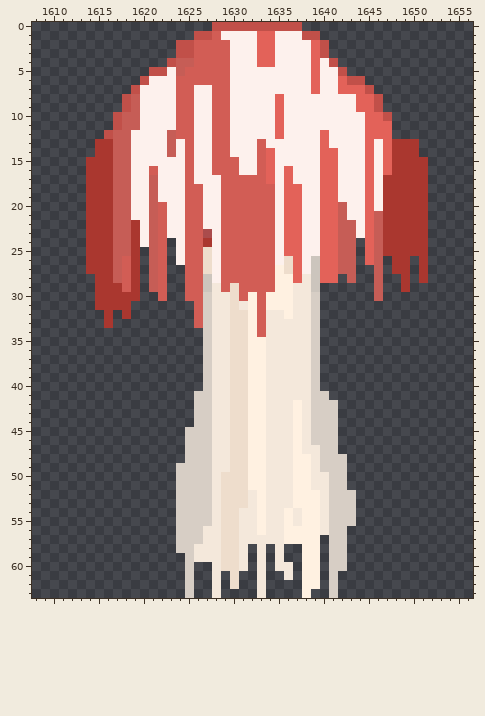
File history of a pixel-art file, assets/art/boss/Shroom-Sheet.aseprite. The picture above was drawn from the file before the commit.
3648x64 pixels, 1 frame. Colours within 5 levels of each other are drawn and written as one. Shown: x 1608..1656, y 0..63. The commit also changed other parts of the picture, which this record leaves out.
And afterwards:
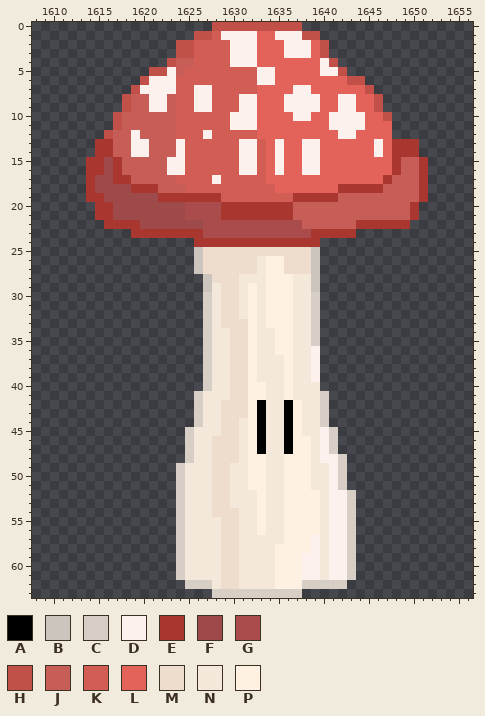
Palette (. is transparent): A #000000  B #ccc5bd  C #d7cec5  D #fdf1ed  E #aa372f  F #9f4a4a  G #aa4c4c  H #c15049  J #c65d56  K #d25d55  L #e36259  M #eeddcc  N #f4e8db  P #fff1e1
Change:
y 2..3: x 1635 D -> L
y 4: x 1635..1638 DDDD -> LLLL
y 5: x 1630..1632 DDD -> KKK; x 1635..1638 DDDD -> LLLL
y 6: x 1630..1632 DDD -> KKK; x 1635..1638 DDDD -> LLLL; x 1640..1641 DD -> LL
y 7: x 1630..1636 DDDDDDD -> KKKLLLL; x 1640..1641 DD -> LL
y 8..9: x 1620 D -> J; x 1623 D -> J; x 1630 D -> K; x 1633..1634 DD -> LL; x 1640..1641 DD -> LL
y 10: x 1620..1623 DDDD -> JJJJ; x 1626..1627 DD -> KK; x 1633..1634 DD -> LL; x 1636 D -> L; x 1639..1640 DD -> LL
y 11: x 1620..1623 DDDD -> JJJJ; x 1626..1627 DD -> KK; x 1633..1634 DD -> LL; x 1636..1640 DDDDD -> LLLLL
y 12: x 1620..1622 DDD -> JJJ; x 1626 D -> K; x 1630..1634 DDDDD -> KKKLL; x 1636..1639 DDDD -> LLLL; x 1641 D -> L; x 1644 D -> L
y 13: x 1621..1622 DD -> JJ; x 1626..1627 DD -> KK; x 1630 D -> K; x 1634 D -> L; x 1636..1637 DD -> LL; x 1641..1644 DDDD -> LLLL
y 14: x 1621..1622 DD -> JJ; x 1626..1627 DD -> KK; x 1630 D -> K; x 1636..1637 DD -> LL; x 1642..1644 DDD -> LLL
y 15: x 1616..1617 EJ -> FE; x 1619..1622 DDDD -> JJJJ; x 1626..1627 DD -> KK; x 1636..1637 DD -> LL; x 1642..1644 DDD -> LLL; x 1646 D -> L; x 1649..1650 EE -> JJ
y 16: x 1616..1617 EJ -> FE; x 1619..1622 DDKD -> JJJJ; x 1626..1627 DD -> KK; x 1637 D -> L; x 1642..1644 DDD -> LLL; x 1646 D -> L; x 1649..1650 EE -> JJ
y 17: x 1615..1620 EEJJDD -> FFEEJJ; x 1622..1624 DDD -> JJK; x 1626..1627 DD -> KK; x 1635 D -> L; x 1637..1639 DDD -> LLL; x 1642..1644 DDD -> LLL; x 1646 D -> L; x 1648..1650 EEE -> JJJ
y 18: x 1615..1624 EEJJDDJDDD -> FFFFEEEJJJ; x 1627..1628 DD -> KK; x 1635 D -> L; x 1638..1639 DD -> LL; x 1642..1650 DDDLDEEEE -> EEEEEJJJJ
y 19: x 1616..1628 EJJDDJDDDKKDD -> FFFFFFEEEEEEE; x 1635..1650 DLLDDLLDDDLDEEEE -> KKEEEEEJJJJJJJJJ
y 20: x 1614 E -> .; x 1617..1641 JJDDJKDDKKDDKKKKKKDLLDDLL -> FFFFFFFFGGGGEEEEEEEEJJJJJ; x 1643..1649 DDLDEEE -> JJJJJJJ; x 1651 E -> .
y 21: x 1614 E -> .; x 1617..1641 JJDDJKDDKKDDKKKKKKDLLDDLL -> FFFFFFFFGGGGEEEEEEEEJJJJJ; x 1643..1645 DDL -> JJJ; x 1647..1649 EEE -> JJJ; x 1651 E -> .
y 22: x 1614..1615 EE -> ..; x 1617..1618 JJ -> EE; x 1620..1641 DJKDDKKDDKKKKKKDLLDDLL -> FFFFFFFGGGGGGGGGGGJJJJ; x 1644..1646 DLJ -> EEE; x 1650..1651 EE -> ..
y 23: x 1614..1618 EEEJJ -> .....; x 1620..1626 DJKDDKK -> EEEEEEE; x 1628..1651 DKKKKKKDLLDDLLJJDLJEEEEE -> GGGGGGGGGGGEEEEE........
y 24: x 1614..1622 EEEJJEDJK -> .........; x 1624..1626 DKK -> ..E; x 1628..1643 DKKKKKKDLLDDLLJJ -> EEEEEEEEEEEE....; x 1645..1651 LJEEEEE -> .......
y 25: x 1614..1619 EEEJJE -> ......; x 1621..1622 JK -> ..; x 1624..1626 DKK -> ..B; x 1628..1643 DKKKKKKDLLDDLLJJ -> MMMMMMMMMMMB....; x 1645..1651 LJEEEEE -> .......
y 26: x 1614..1619 EEEJKE -> ......; x 1621..1622 JK -> ..; x 1624..1626 DKK -> ..B; x 1628..1635 DKKKKKKD -> MMMMMNPP; x 1637..1638 LD -> MM; x 1640..1643 LLJJ -> ....; x 1645..1646 LJ -> ..; x 1648..1649 EE -> ..; x 1651 E -> .
y 27: x 1614..1619 EEEJKE -> ......; x 1621..1622 JK -> ..; x 1625..1626 KK -> .B; x 1628..1634 DKKKKKK -> MMMMMNP; x 1637..1638 LD -> MM; x 1640..1643 LLJJ -> ....; x 1646 J -> .; x 1648..1649 EE -> ..; x 1651 E -> .
y 28: x 1615..1619 EEJKE -> .....; x 1621..1622 JK -> ..; x 1625..1626 KK -> ..; x 1628..1634 DKKKKKK -> MMMNNNP; x 1637 L -> N; x 1640..1641 LL -> ..; x 1643 J -> .; x 1646 J -> .; x 1649 E -> .; x 1651 E -> .
y 29: x 1615..1619 EEEKE -> .....; x 1621..1622 JK -> ..; x 1625..1626 KK -> ..; x 1629 K -> M; x 1631..1634 KKKK -> NPNP; x 1646 J -> .; x 1649 E -> .
y 30: x 1615..1619 EEEEE -> .....; x 1622 K -> .; x 1625..1626 KK -> ..; x 1629 N -> M; x 1631 K -> N; x 1633 K -> N; x 1646 J -> .
y 31: x 1615..1618 EEEE -> ....; x 1626 K -> .; x 1629 N -> M; x 1633 K -> N
y 32: x 1616 E -> .; x 1618 E -> .; x 1626 K -> .; x 1629 N -> M; x 1631 M -> N; x 1633..1635 KNN -> NPP
y 33: x 1616 E -> .; x 1626 K -> .; x 1629 N -> M; x 1633..1636 KNNN -> NPPP
y 34: x 1633 K -> N; x 1635..1636 NN -> PP
y 35: x 1633 P -> N; x 1635..1636 NN -> PP
y 36: x 1633 P -> N; x 1635..1636 NN -> PP; x 1639 C -> D
y 37..39: x 1633 P -> N; x 1636 N -> P; x 1639 C -> D
y 40: x 1636 N -> P; x 1639 C -> N
y 41: x 1627 C -> N; x 1636 N -> P; x 1639 C -> N
y 42..43: x 1627 C -> N; x 1629 N -> M; x 1633 P -> A; x 1636 N -> A; x 1639 C -> N; x 1641 C -> .
y 44: x 1627 C -> N; x 1629 N -> M; x 1631 M -> N; x 1633 P -> A; x 1636 N -> A; x 1639 C -> N; x 1641 C -> .
y 45: x 1626..1627 CC -> NN; x 1629 N -> M; x 1631 M -> N; x 1633 P -> A; x 1636 N -> A; x 1639..1640 CC -> ND
y 46: x 1626..1629 CCNN -> NNMM; x 1631 M -> N; x 1633 P -> A; x 1636 N -> A; x 1638..1640 NCC -> PND
y 47: x 1626..1629 CCNN -> NNMM; x 1631 M -> N; x 1633 P -> A; x 1636 N -> A; x 1638 N -> P; x 1640 C -> D
y 48: x 1626..1629 CCNN -> NNMM; x 1631 M -> N; x 1636 N -> P; x 1640..1641 CC -> DD
y 49: x 1625..1631 CCCNNMM -> NNNMMNN; x 1636 N -> P; x 1640..1641 CC -> ND
y 50..51: x 1625..1628 CCCN -> NNNM; x 1630..1631 MM -> NN; x 1636 N -> P; x 1641 C -> D
y 52..53: x 1625..1628 CCCN -> NNNM; x 1630..1631 MM -> NN; x 1636 N -> P; x 1641..1642 CC -> DD
y 54: x 1625..1628 CCCN -> NNNM; x 1637 N -> P; x 1641..1642 CC -> DD
y 55: x 1625..1627 CCC -> NNN; x 1637 N -> P; x 1641..1642 CC -> DD
y 56: x 1625..1626 CC -> NN; x 1641..1643 CC. -> DDC
y 57: x 1625..1626 CC -> NN; x 1639..1643 P.CC. -> DNDDC
y 58: x 1625 C -> N; x 1632 . -> N; x 1634..1637 .N.. -> NPPP; x 1639..1643 P.CC. -> DNDDC
y 59: x 1624..1625 .C -> CN; x 1632 . -> N; x 1634..1643 .N..PP.CC. -> NPPPDDNDDC
y 60: x 1624..1627 .C.. -> CNNN; x 1632 . -> N; x 1634..1643 .NN.PP.CC. -> NPPPDDNDDC
y 61: x 1624..1627 .C.. -> CNNN; x 1629 . -> M; x 1631..1632 .. -> NN; x 1634..1643 ..N.PP.C.. -> NPPPDDNDDC
y 62: x 1626..1627 .. -> CC; x 1629 . -> M; x 1631..1632 .. -> NN; x 1634..1640 ....PP. -> NPPPCCC; x 1642 . -> C
y 63: x 1625 C -> .; x 1628..1638 N....N....P -> CCCCCCCCCC.; x 1641 C -> .
Where, in picture pixels (left, top, right, bottom), the same in both pictures:
changed: (86, 40, 428, 598)
